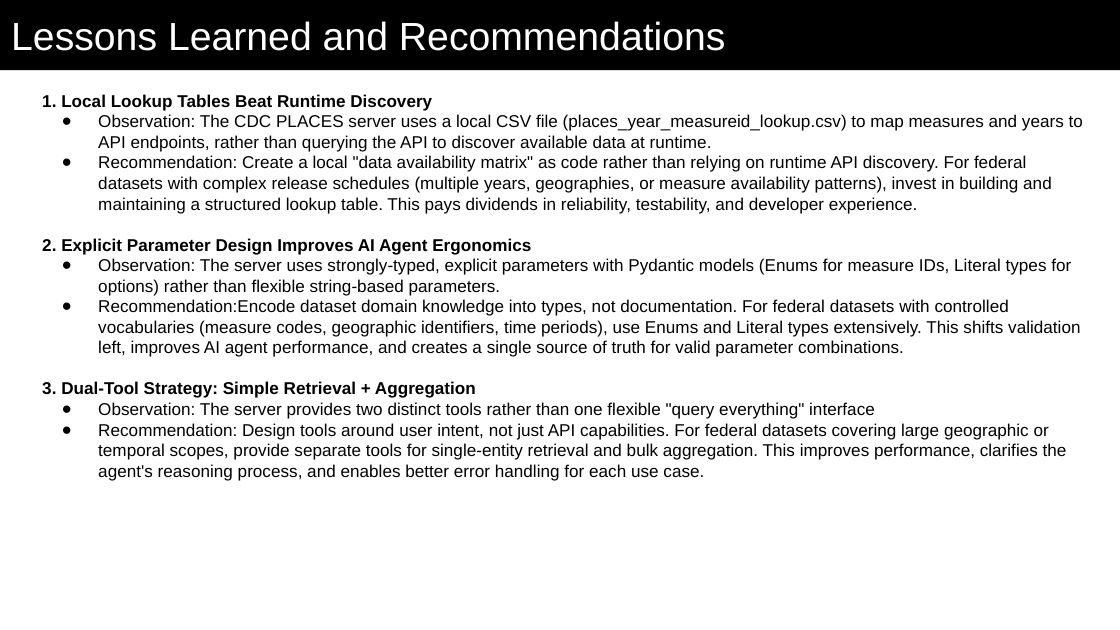
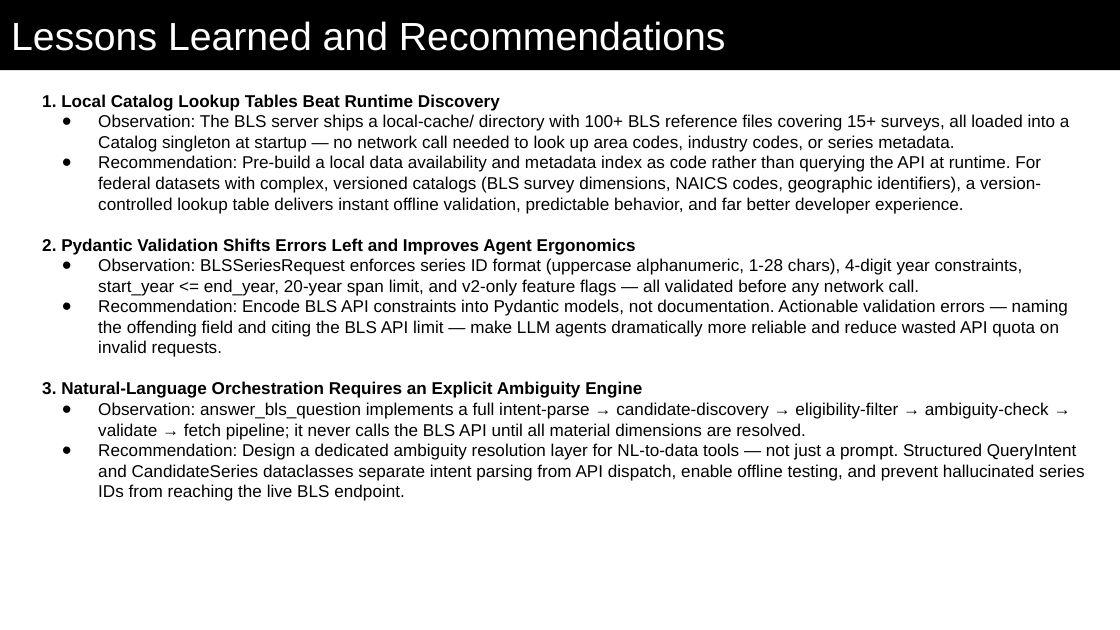
Before and after one commit to gsa-mcp-hackathon/BLS_DS_MCP_SERVER, a slide deck: slide 12 of submission_documentation/mcp_hackathon_bls_public_data.pptx. Drawn at 1120x630 pixels with LibreOffice and Linux fonts; fonts in the diff are those of the drawing. Boxes give left, top, right and bottom in pixels: in the first picture for what was removed or moved away, otherwise in the second. Text is boxed around its words. In the diff, an @@ line names an element or a change of style, - is before the commit and + after.

```diff
--- a/submission_documentation/mcp_hackathon_bls_public_data.pptx
+++ b/submission_documentation/mcp_hackathon_bls_public_data.pptx
@@ text at [42, 94, 1085, 501]: text changed @@
-1. Local Lookup Tables Beat Runtime Discovery
-● Observation: The CDC PLACES server uses a local CSV file (places_year_measureid_lookup.csv) to map measures and years to API endpoints, rather than querying the API to discover available data at runtime.
-● Recommendation: Create a local "data availability matrix" as code rather than relying on runtime API discovery. For federal datasets with complex release schedules (multiple years, geographies, or measure availability patterns), invest in building and maintaining a structured lookup table. This pays dividends in reliability, testability, and developer experience.
-2. Explicit Parameter Design Improves AI Agent Ergonomics
-● Observation: The server uses strongly-typed, explicit parameters with Pydantic models (Enums for measure IDs, Literal types for options) rather than flexible string-based parameters.
-● Recommendation:Encode dataset domain knowledge into types, not documentation. For federal datasets with controlled vocabularies (measure codes, geographic identifiers, time periods), use Enums and Literal types extensively. This shifts validation left, improves AI agent performance, and creates a single source of truth for valid parameter combinations.
-3. Dual-Tool Strategy: Simple Retrieval + Aggregation
-● Observation: The server provides two distinct tools rather than one flexible "query everything" interface
-● Recommendation: Design tools around user intent, not just API capabilities. For federal datasets covering large geographic or temporal scopes, provide separate tools for single-entity retrieval and bulk aggregation. This improves performance, clarifies the agent's reasoning process, and enables better error handling for each use case.
+1. Local Catalog Lookup Tables Beat Runtime Discovery
+● Observation: The BLS server ships a local-cache/ directory with 100+ BLS reference files covering 15+ surveys, all loaded into a Catalog singleton at startup — no network call needed to look up area codes, industry codes, or series metadata.
+● Recommendation: Pre-build a local data availability and metadata index as code rather than querying the API at runtime. For federal datasets with complex, versioned catalogs (BLS survey dimensions, NAICS codes, geographic identifiers), a version-controlled lookup table delivers instant offline validation, predictable behavior, and far better developer experience.
+2. Pydantic Validation Shifts Errors Left and Improves Agent Ergonomics
+● Observation: BLSSeriesRequest enforces series ID format (uppercase alphanumeric, 1-28 chars), 4-digit year constraints, start_year <= end_year, 20-year span limit, and v2-only feature flags — all validated before any network call.
+● Recommendation: Encode BLS API constraints into Pydantic models, not documentation. Actionable validation errors — naming the offending field and citing the BLS API limit — make LLM agents dramatically more reliable and reduce wasted API quota on invalid requests.
+3. Natural-Language Orchestration Requires an Explicit Ambiguity Engine
+● Observation: answer_bls_question implements a full intent-parse → candidate-discovery → eligibility-filter → ambiguity-check → validate → fetch pipeline; it never calls the BLS API until all material dimensions are resolved.
+● Recommendation: Design a dedicated ambiguity resolution layer for NL-to-data tools — not just a prompt. Structured QueryIntent and CandidateSeries dataclasses separate intent parsing from API dispatch, enable offline testing, and prevent hallucinated series IDs from reaching the live BLS endpoint.
```
Also in this commit, not shown: 9 other slides changed.
